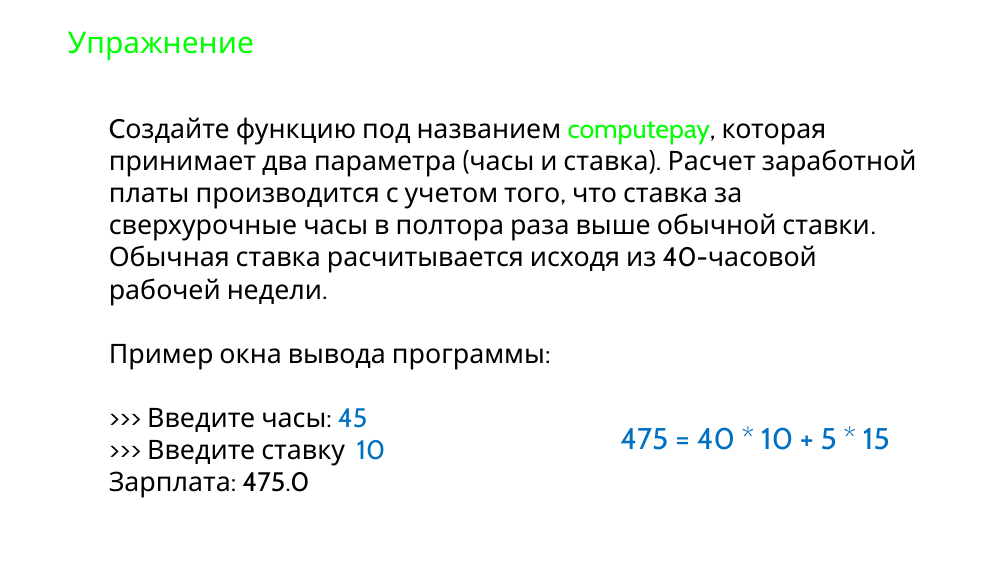
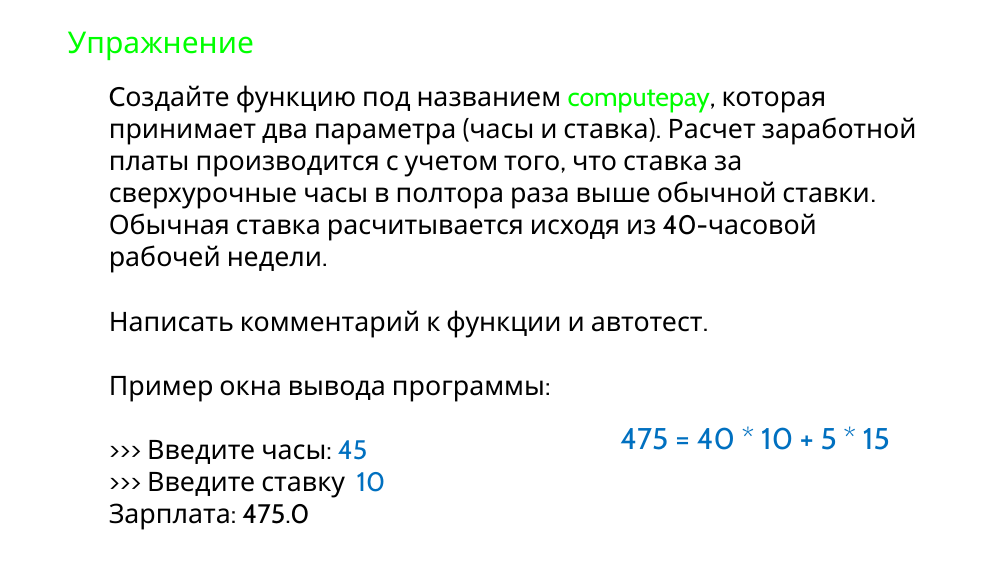
Before and after one commit to maxchv/LearnPython, a slide deck: slide 3 of week04/07.Functions2.pptx. Drawn at 1008x567 pixels with LibreOffice and Linux fonts; fonts in the diff are those of the drawing. Boxes give left, top, right and bottom in pixels: in the first picture for what was removed or moved away, otherwise in the second. Text is boxed around its words. In the diff, an @@ line names an element or a change of style, - is before the commit and + after.

```diff
--- a/week04/07.Functions2.pptx
+++ b/week04/07.Functions2.pptx
@@ text at (109, 310, 703, 338): paragraph added @@
+Написать комментарий к функции и автотест.
```
Also in this commit, not shown: 4 other slides changed, 6 slides added, 5 slides removed, 1 other file.
